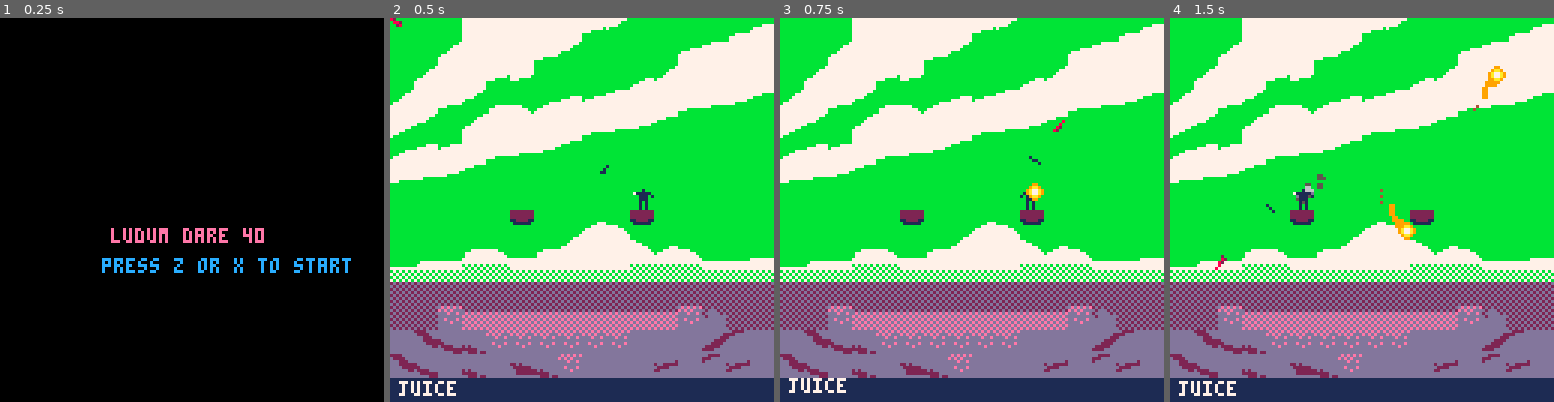
Above: before the commit, frames 1-4 (left to right).
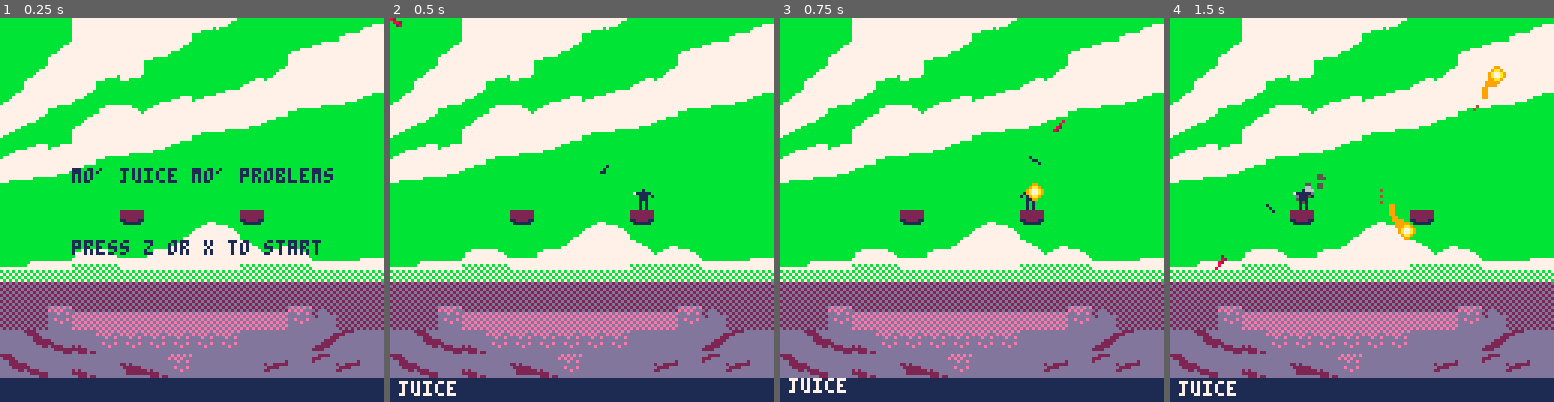
Above: after the commit, the same moments.

Repository: Jebuu/LD40
Game: PICO-8 cartridge ld40.p8
Same seed, same stepped clock (60 frames per second), same inputs: the game is played once before the commit and once after it.
Inputs (mouse positions are in pixels of both pictures, inside the frame that each line leads up to):
- Up to frame 1 (0.25 s): no input
- Up to frame 2 (0.5 s): tap X (X key) at 0.33 s
- Up to frame 3 (0.75 s): click (1060, 121) at 0.67 s; tap O (Z key) at 0.7 s
- Up to frame 4 (1.5 s): tap X (X key) at 1.07 s; click (1216, 267) at 1.22 s

The runs differ from the first frame. In frame 1, 100% of the frame differs, in the area x 0-100%, y 0-100%; in frame 2, nothing differs; in frame 3, nothing differs; in frame 4, nothing differs.

Commit message:
Title screen tweak

Diff:
--- a/ld40.p8
+++ b/ld40.p8
@@ -190,8 +190,10 @@
 end
 
 function title_draw()
-    print( "ludum dare 40", 37, 70, 14 )
-    print( "press z or x to start", 34, 80, 12 )
+    rectfill( 0, 0, 127, 127, 11 )
+    map( 0, 0, 0, 0 )
+    print( "mo' juice mo' problems", 24, 50, 1 )
+    print( "press z or x to start", 24, 74, 1 )
 end
 
 function game_draw()
